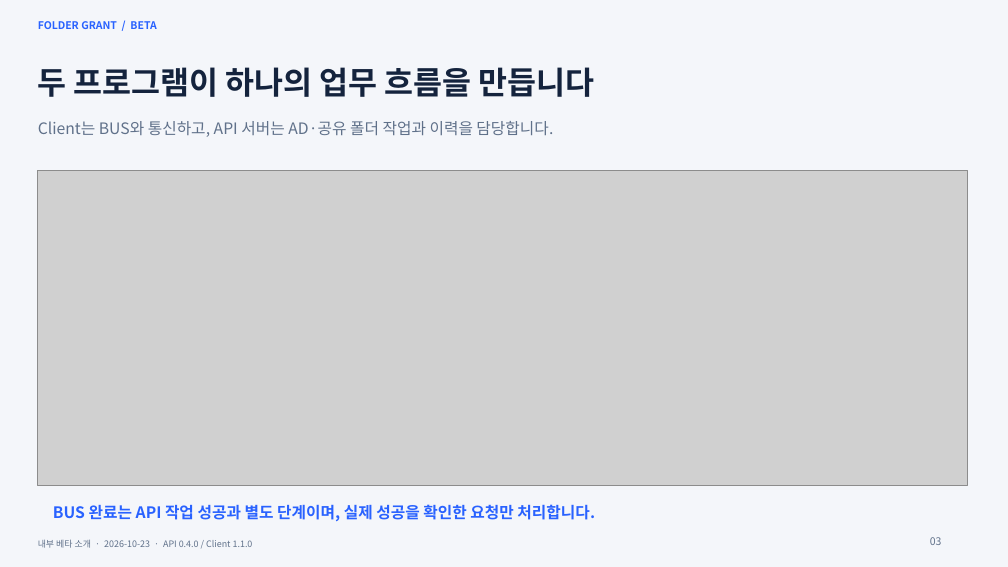
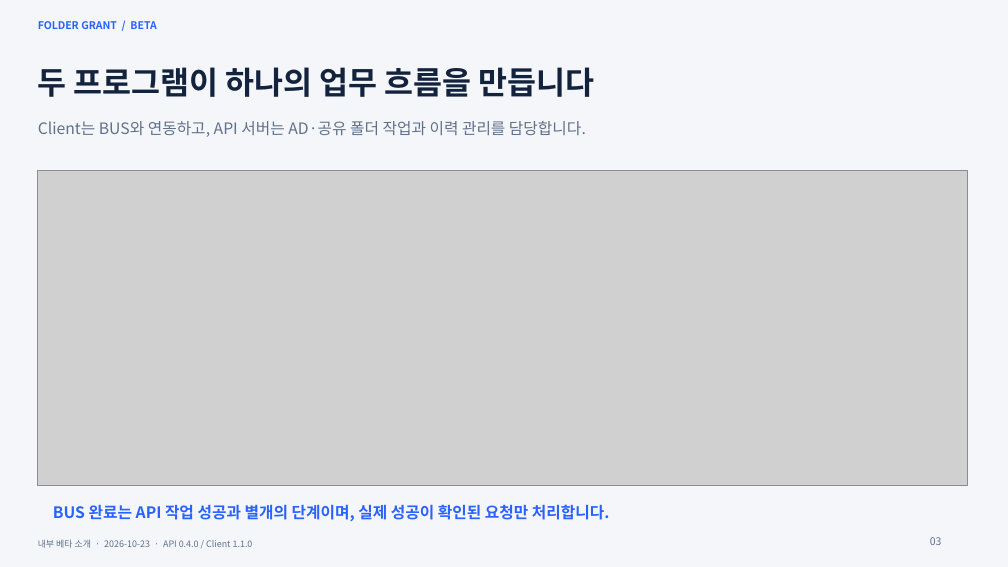
Before and after one commit to Corggi-Kim/Folder-Grant-Tool, a slide deck: slide 3 of docs/Folder_Grant_프로그램_소개서_Beta.pptx. Drawn at 1008x567 pixels with LibreOffice and Linux fonts; fonts in the diff are those of the drawing; grey boxes stand for pictures. Boxes give left, top, right and bottom in pixels: in the first picture for what was removed or moved away, otherwise in the second. Text is boxed around its words. In the diff, an @@ line names an element or a change of style, - is before the commit and + after.

```diff
--- a/docs/Folder_Grant_프로그램_소개서_Beta.pptx
+++ b/docs/Folder_Grant_프로그램_소개서_Beta.pptx
@@ text at box(38, 121, 586, 137): text changed @@
-Client는 BUS와 통신하고, API 서버는 AD·공유 폴더 작업과 이력을 담당합니다.
+Client는 BUS와 연동하고, API 서버는 AD·공유 폴더 작업과 이력 관리를 담당합니다.
@@ text at box(53, 504, 610, 521): text changed @@
-BUS 완료는 API 작업 성공과 별도 단계이며, 실제 성공을 확인한 요청만 처리합니다.
+BUS 완료는 API 작업 성공과 별개의 단계이며, 실제 성공이 확인된 요청만 처리합니다.
```
Also in this commit, not shown: 13 other slides changed, 2 other files.
